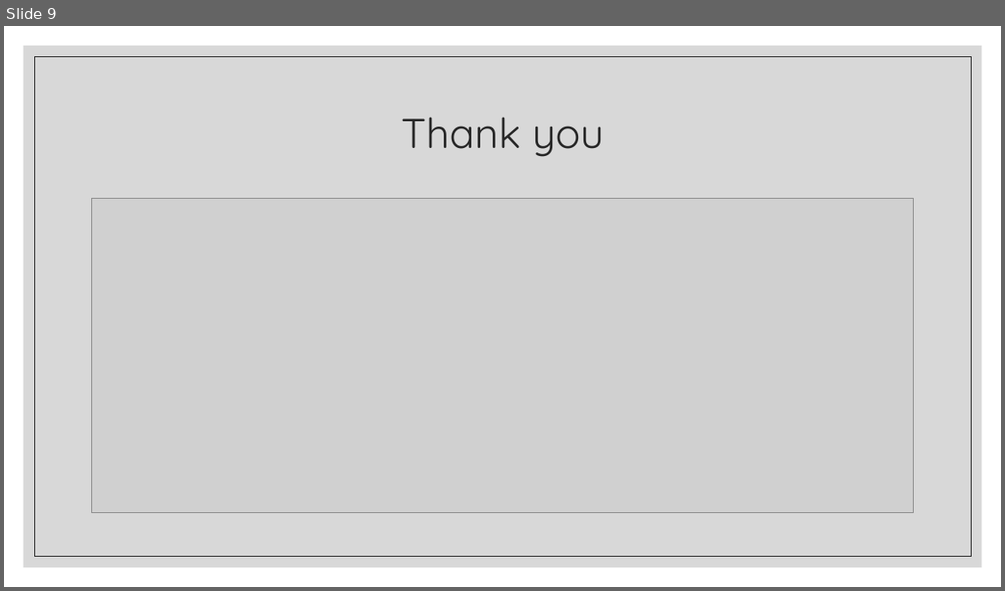
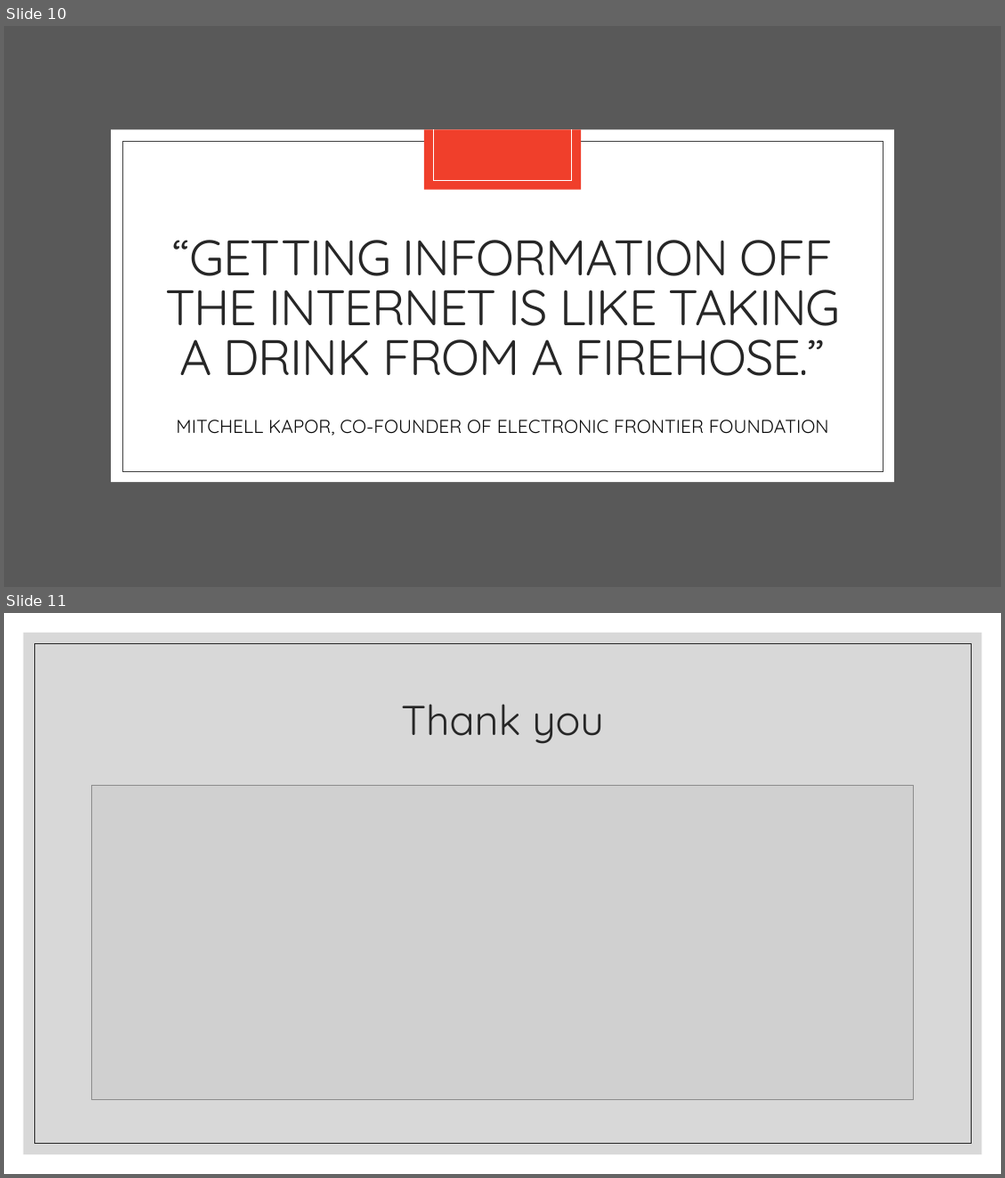
Before and after one commit to JeniLam/Spotify-Dashboard, a slide deck: gOGOGAGA.pptx. Shown one above the other, each under a label of ours: slide 9 before the commit, slides 10 and 11 after it. The pictures are 1005x591 and 1005x1178 pixels, drawn with LibreOffice and Linux fonts; fonts in the diff are those of the drawing; grey boxes stand for pictures. Boxes give left, top, right and bottom in pixels: in the first picture for what was removed or moved away, otherwise in the second. Text is boxed around its words. In the diff, an @@ line names an element or a change of style, - is before the commit and + after.

```diff
--- a/gOGOGAGA.pptx
+++ b/gOGOGAGA.pptx
@@ slide 10 added at [4,26,1001,587], background #FFFFFF @@
@@ rectangle added at [4,26,1001,587], fill #595959 @@
@@ rectangle added at [111,130,894,483], fill #FFFFFF @@
@@ rectangle added at [424,130,582,190], fill #F03F2B @@
@@ line added from (433, 130) to (433, 180), #FFFFFF 0.5 pt @@
@@ line added from (572, 130) to (572, 180), #FFFFFF 0.5 pt @@
@@ rectangle added at [122,141,882,471], outline #404040 0.5 pt @@
@@ line added from (433, 180) to (572, 180), #FFFFFF 0.5 pt @@
@@ title added at [165,240,841,376], 48 pt, text #262626 @@
+“GETTING INFORMATION OFF THE INTERNET IS LIKE TAKING A DRINK FROM A FIREHOSE.”
@@ text added at [176,419,829,435], 18 pt, text #0D0D0D @@
+MITCHELL KAPOR, CO-FOUNDER OF ELECTRONIC FRONTIER FOUNDATION
@@ what was slide 9 is now slide 11 @@
```
Also in this commit, not shown: 7 slides changed, 2 other slides added, 1 slide removed, 1 other file.
